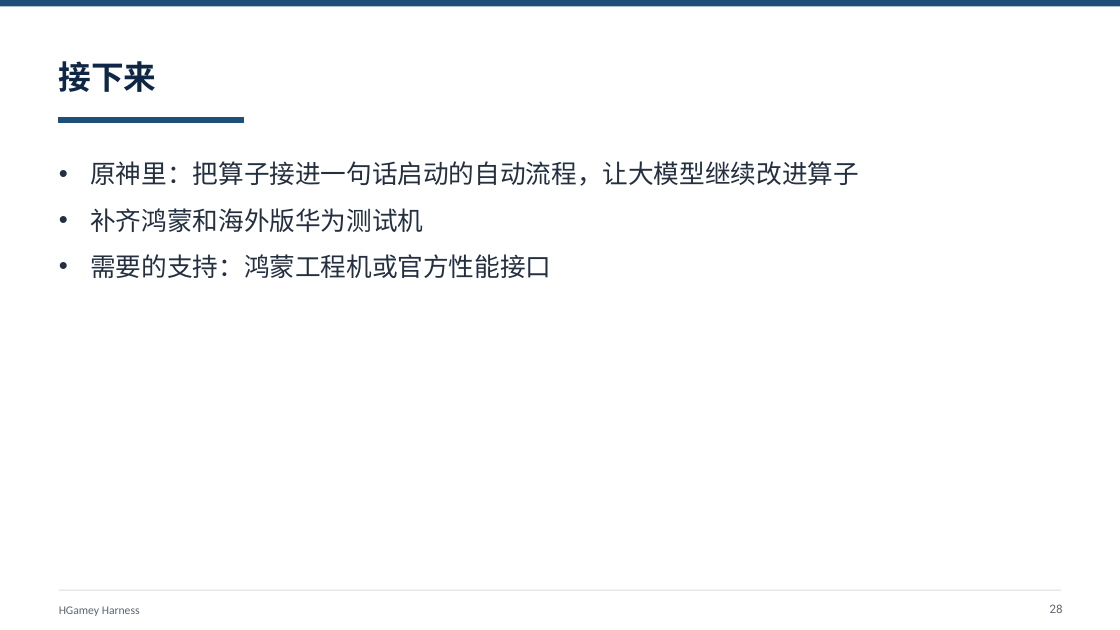
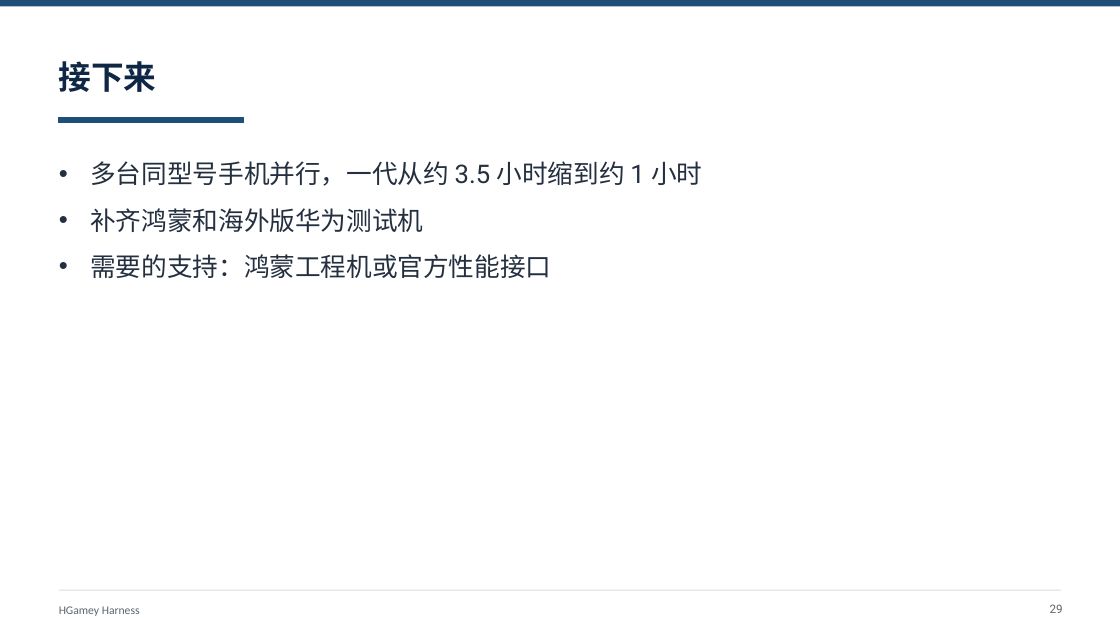
Before and after one commit to HGamey/docs, a slide deck: slide 29 of slides/2026-09-24-HGamey-Harness.pptx (slide 28 before the commit). Drawn at 1120x630 pixels with LibreOffice and Linux fonts; fonts in the diff are those of the drawing. Boxes give left, top, right and bottom in pixels: in the first picture for what was removed or moved away, otherwise in the second. Text is boxed around its words. In the diff, an @@ line names an element or a change of style, - is before the commit and + after.

Commit message:
PPT：一句话启动改为完整端到端叙事，新增「端到端：一条命令到一份报告」，更新「接下来」

```diff
--- a/slides/2026-09-24-HGamey-Harness.pptx
+++ b/slides/2026-09-24-HGamey-Harness.pptx
@@ text at bbox=[90, 161, 702, 186]: text changed @@
-• 原神里：把算子接进一句话启动的自动流程，让大模型继续改进算子
+• 多台同型号手机并行，一代从约 3.5 小时缩到约 1 小时
```
Also in this commit, not shown: 1 other slide changed, 1 slide added.
